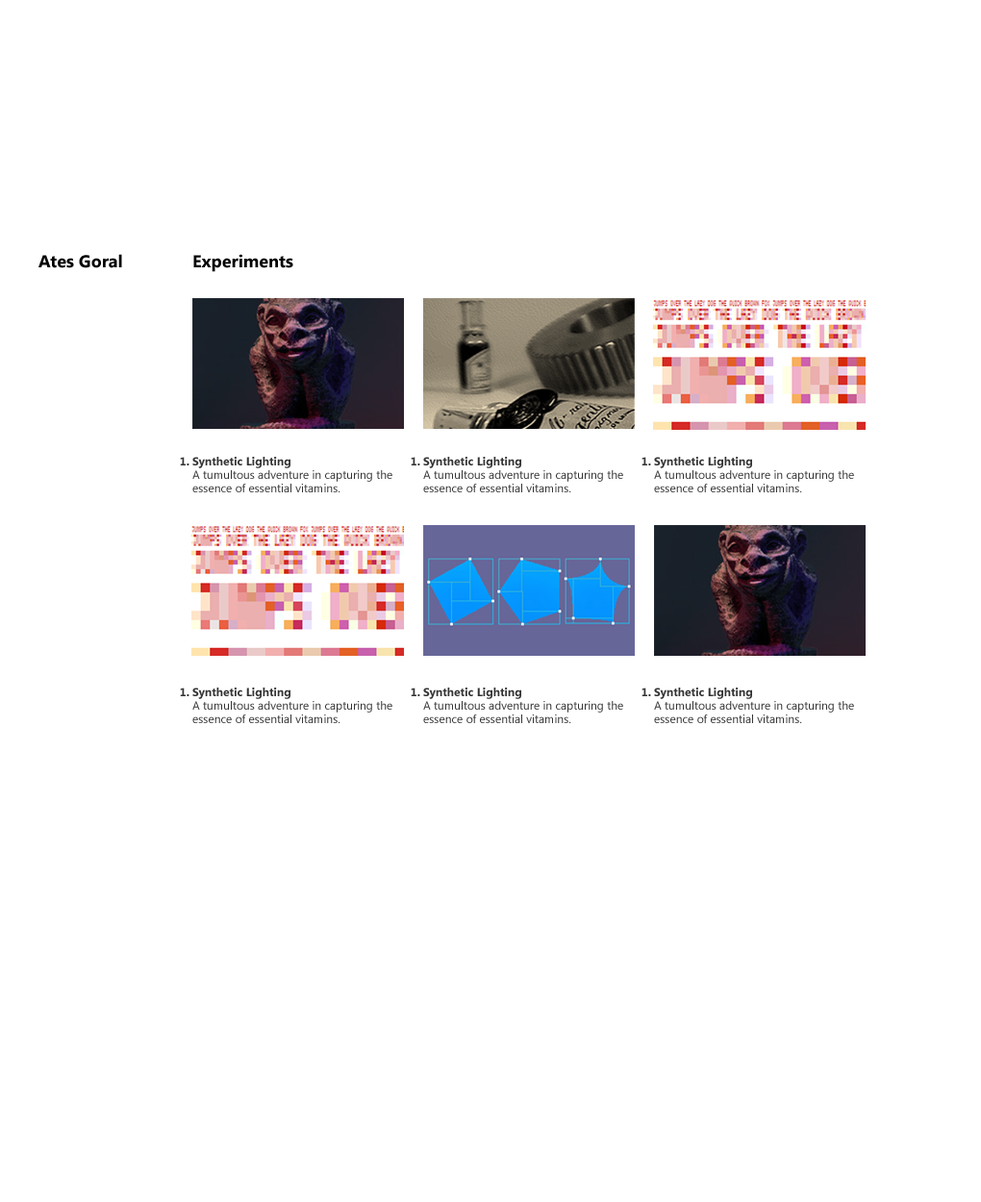
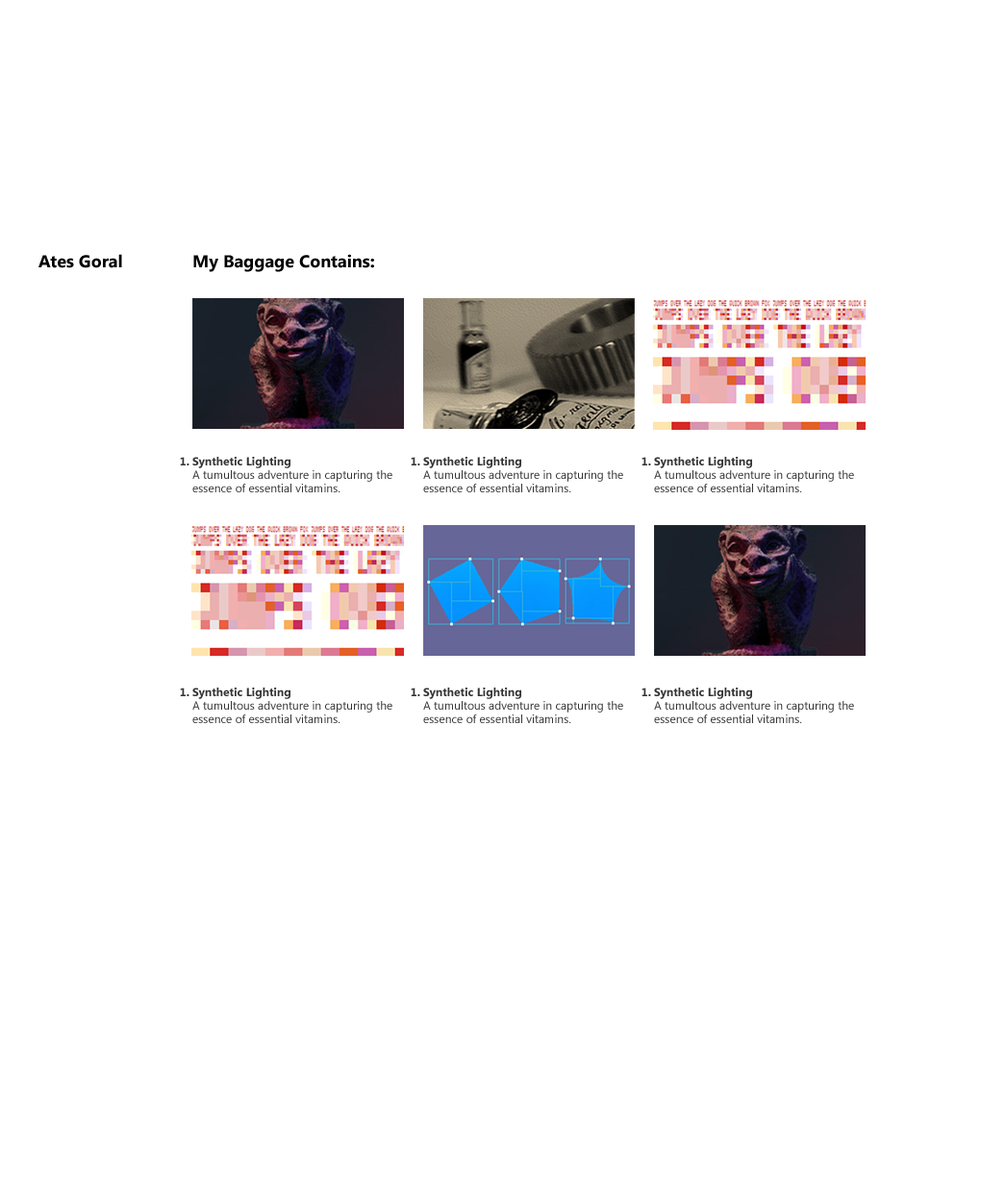
Before/after of a (981, 1202) layered artwork. What changed in the layer stack:
painted on "Experiments" over (x1=196, y1=253, x2=375, y2=273)
